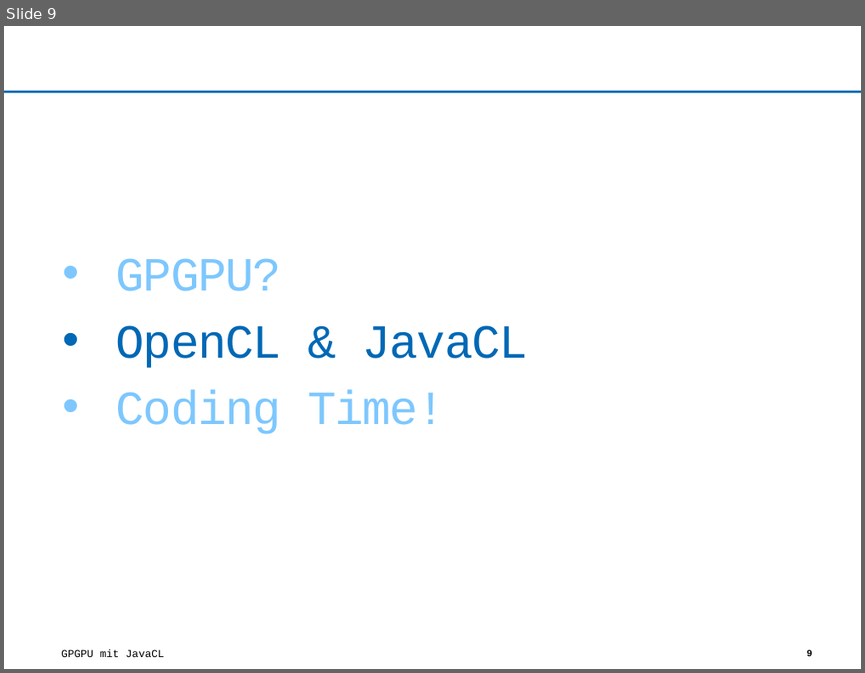
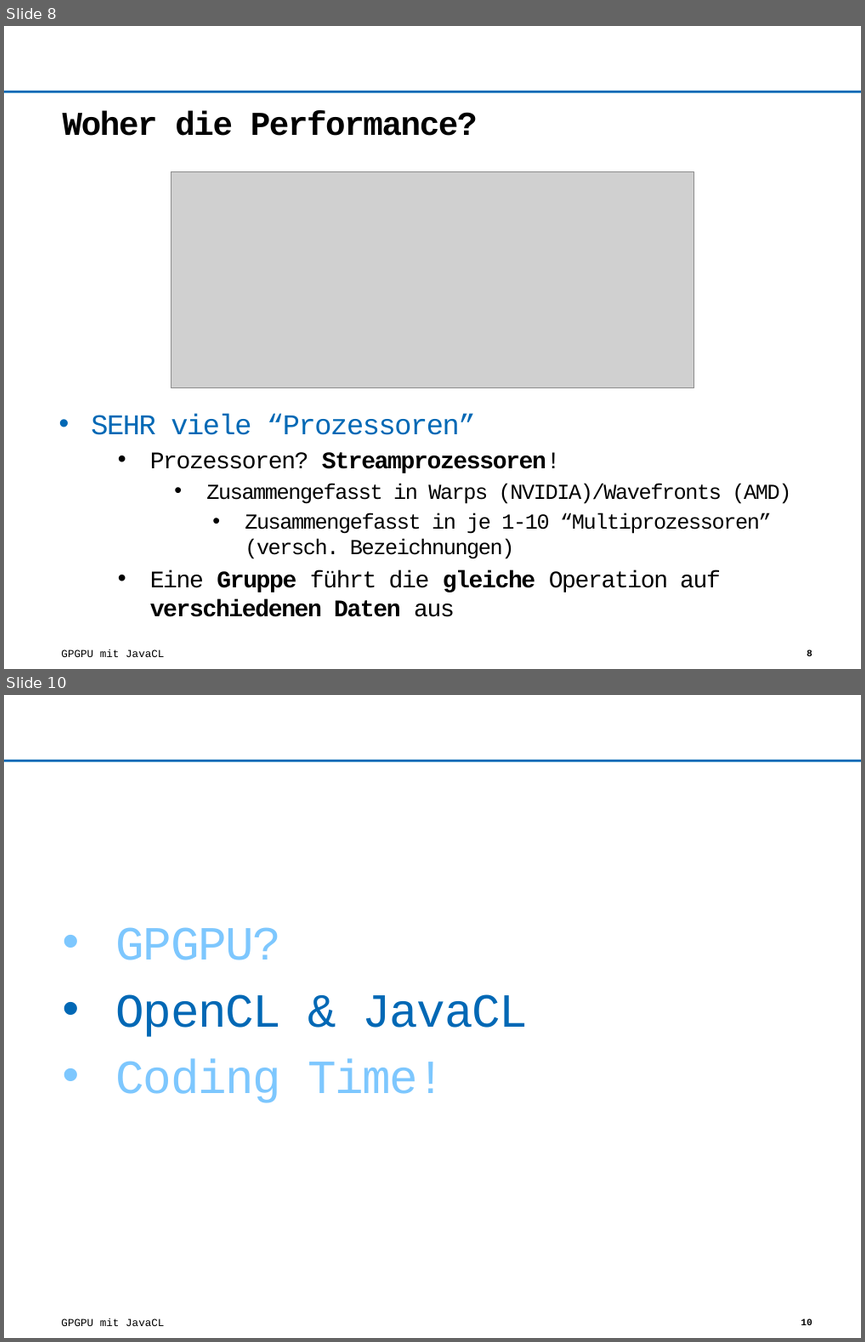
Before and after one commit to Wumpf/javaclpres, a slide deck: opencl.pptx. Shown one above the other, each under a label of ours: slide 9 before the commit, slides 8 and 10 after it; the slides between them are not shown. The pictures are 865x673 and 865x1342 pixels, drawn with LibreOffice and Linux fonts; fonts in the diff are those of the drawing; grey boxes stand for pictures; background and template pictures are left out. Boxes give left, top, right and bottom in pixels: in the first picture for what was removed or moved away, otherwise in the second. Text is boxed around its words. In the diff, an @@ line names an element or a change of style, - is before the commit and + after.

```diff
--- a/opencl.pptx
+++ b/opencl.pptx
@@ slide 8 added at bbox=[4, 26, 861, 669], background #FFFFFF; not listed: 3 template elements that a slide beside it also shows @@
@@ title added at bbox=[63, 111, 477, 136], 28 pt, text #000000, bold @@
+Woher die Performance?
@@ picture added at bbox=[171, 171, 694, 387] @@
@@ text added at bbox=[91, 413, 791, 617], 18 pt, text #000000 @@
+• SEHR viele “Prozessoren”
+  • Prozessoren? Streamprozessoren!
+    • Zusammengefasst in Warps (NVIDIA)/Wavefronts (AMD)
+      • Zusammengefasst in je 1-10 “Multiprozessoren”
+        (versch. Bezeichnungen)
+  • Eine Gruppe führt die gleiche Operation auf verschiedenen Daten aus
@@ what was slide 9 is now slide 10 @@
@@ page number at bbox=[800, 1318, 812, 1325]: text changed @@
-9
+10
```
Also in this commit, not shown: 2 slides changed, 2 other slides added, 1 slide removed.
